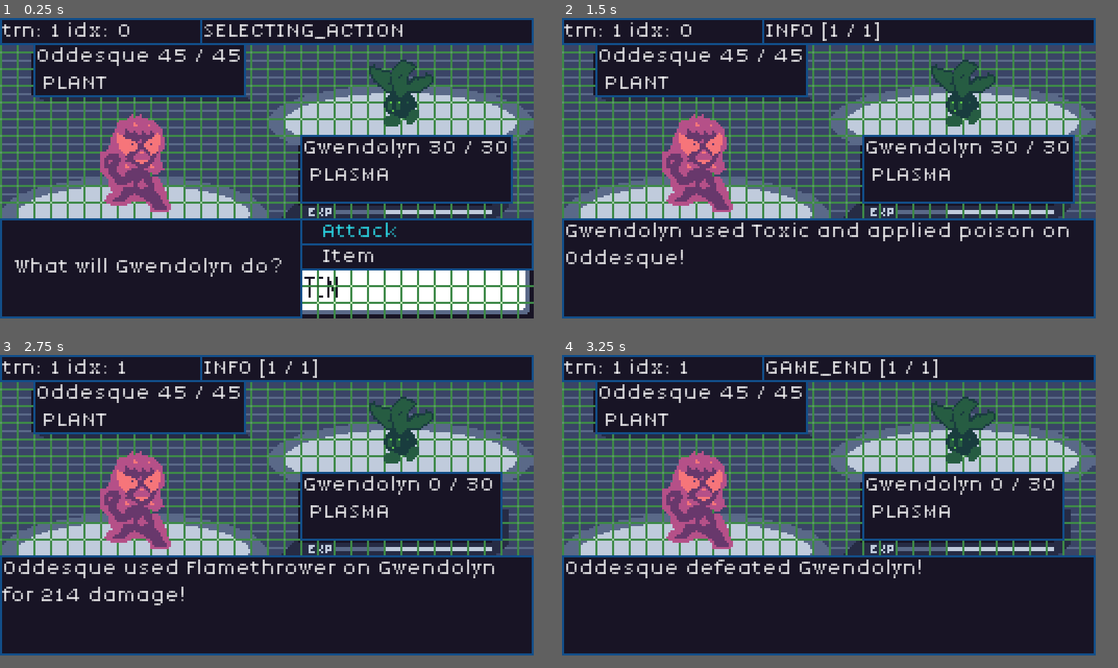
Above: before the commit, frames 1-4 (two rows, left to right).
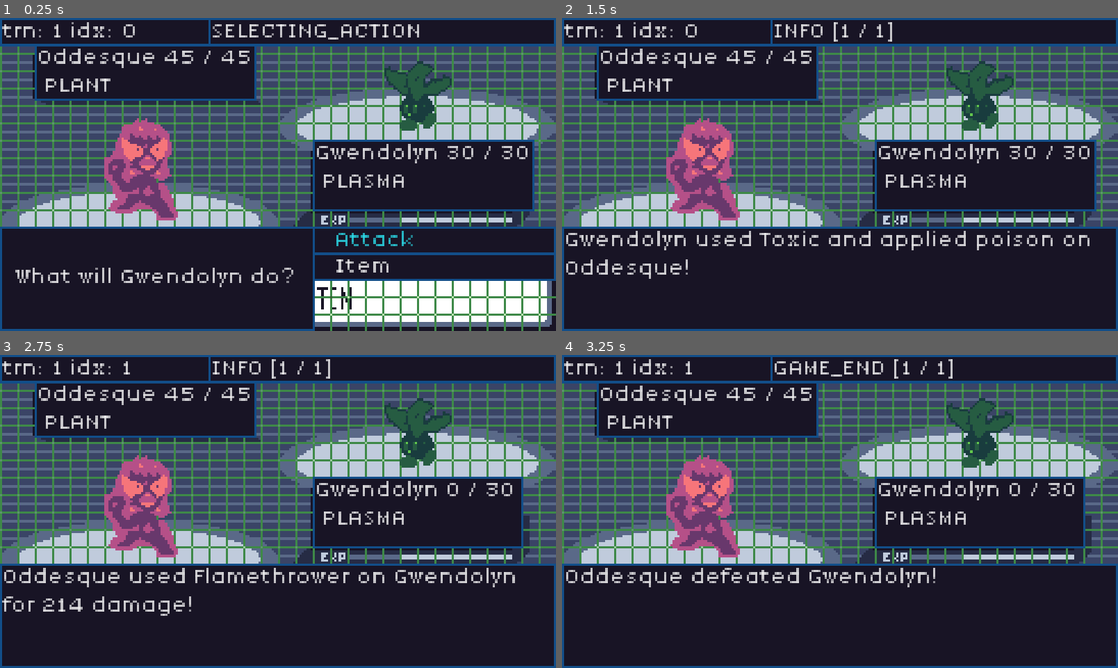
Above: after the commit, the same moments.

Repository: JakeTaussig/rpg-rougelike
Game: Godot game, scene res://scenes/battle.tscn
Two runs of this game, one before a commit and one after it. Both use one fixed random seed, a clock stepped at 60 frames per second and the inputs below.
Inputs:
- Up to frame 1 (0.25 s): no input
- Up to frame 2 (1.5 s): click "Attack" at 0.5 s; click "Toxic" at 1.25 s
- Up to frame 3 (2.75 s): click "Continue" at 2 s
- Up to frame 4 (3.25 s): click "Continue" at 2.75 s
In our replay, the window is 768x432 before the commit and 800x450 after it. These sizes can differ from the game's own. Grey fills any space a smaller window leaves; there, only what the larger window draws over its background counts as a difference.

The runs differ from the first frame. In frame 1, 44% of the frame differs, in the area x 0-100%, y 0-100%; in frame 2, 38%; in frame 3, 38%; in frame 4, 37%.

Commit message:
Change Window Settings: Default to windowed mode at 3x scale (#25)
* run game in windowed mode at 3x scale

* update scale to 4x

---------

Co-authored-by: Ben Taussig <btaussig97@gmail.com>

Diff:
--- a/project.godot
+++ b/project.godot
@@ -21,11 +21,11 @@
 
 [display]
 
-window/size/viewport_width=256
-window/size/viewport_height=144
-window/size/mode=2
+window/size/viewport_width=1024
+window/size/viewport_height=576
 window/size/always_on_top=true
 window/stretch/mode="viewport"
+window/stretch/scale=4.0
 window/stretch/scale_mode="integer"
 
 [gui]
